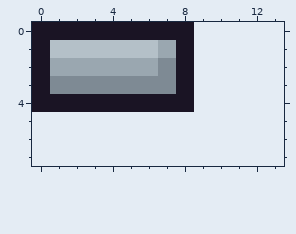
Pixel-art file, stored at tools/art/map/bus_stop.aseprite. That is the earlier state.
9x5 pixels, 1 frame. The old version is drawn lined up with the new one, on the new canvas.
After:
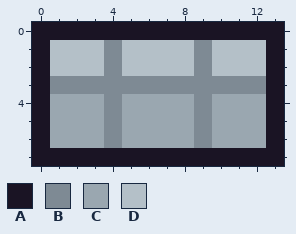
Palette (. is transparent): A #1a1424  B #7e8a94  C #9aa7b0  D #b4c0c8
What changed:
canvas 9x5 -> 14x8
Changed rows in their new state; - is an unchanged pixel.
first column x 0:
0 ---------AAAAA
1 ----B--DDBDDDA
2 -DDDBDDDDBDDDA
3 --------BBBBBA
4 -CCCBCCCCBCCCA
5 ACCCBCCCCBCCCA
6 ACCCBCCCCBCCCA
7 AAAAAAAAAAAAAA
Changed places in both pictures, as pixel boxes (x1, y1, x2, y2):
changed: (32, 22, 284, 166)
